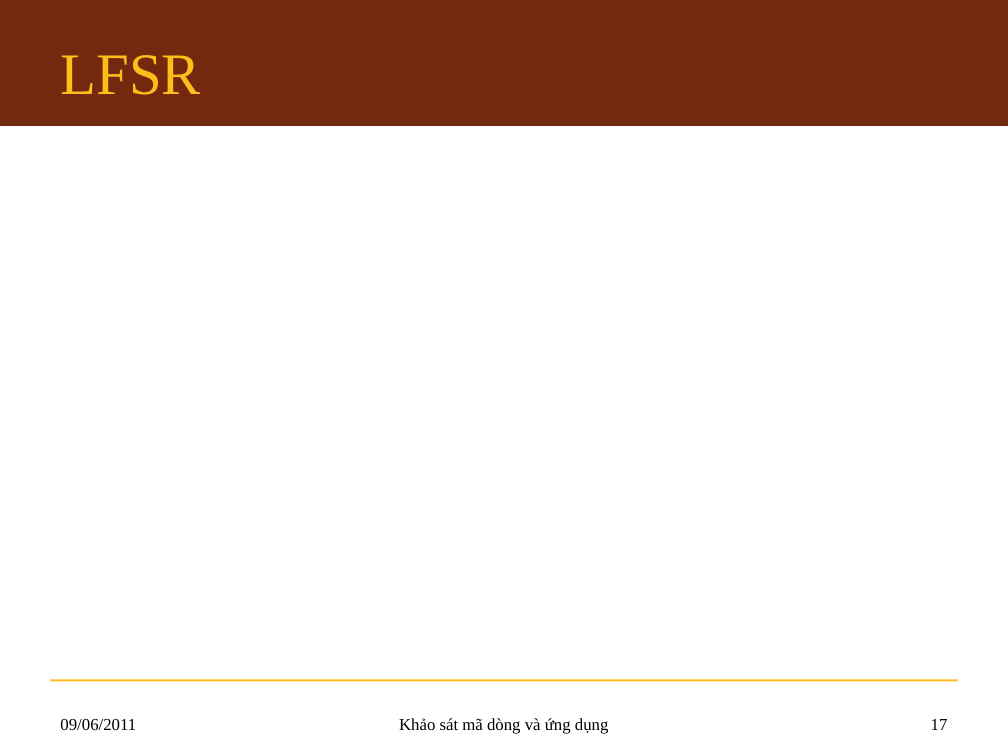
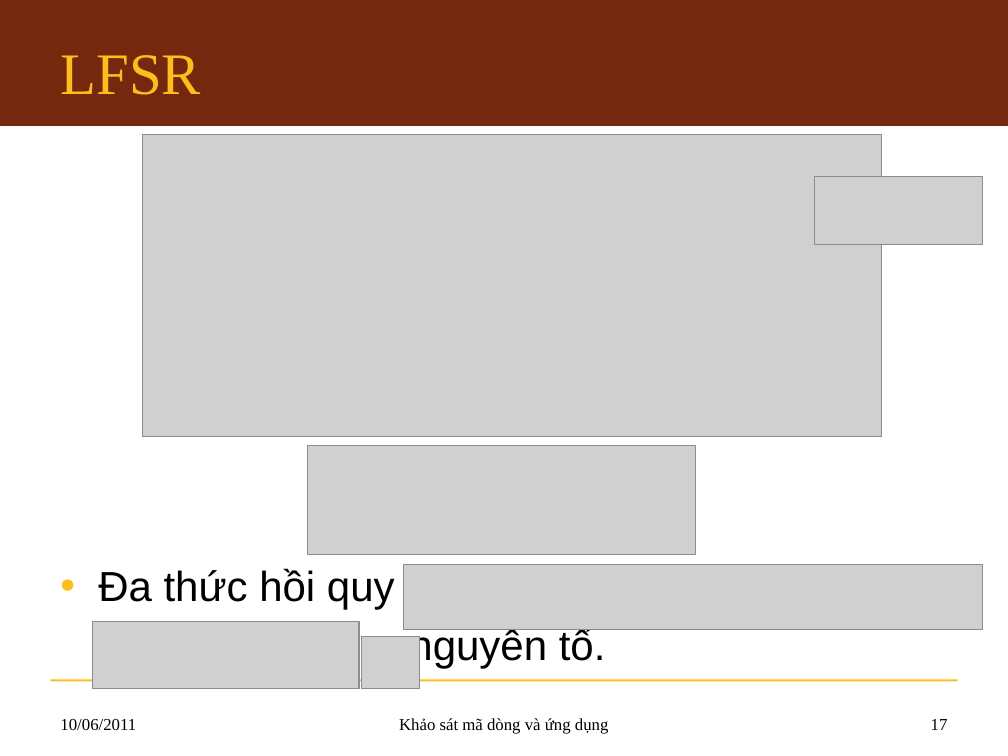
Before and after one commit to hemprasad/lvmm-sc, a slide deck: slide 17 of 7.Slide/KLTN_Slide.pptx. Drawn at 1008x756 pixels with LibreOffice and Linux fonts; fonts in the diff are those of the drawing; grey boxes stand for pictures; background and template pictures are left out. Boxes give left, top, right and bottom in pixels: in the first picture for what was removed or moved away, otherwise in the second. Text is boxed around its words. In the diff, an @@ line names an element or a change of style, - is before the commit and + after.

```diff
--- a/7.Slide/KLTN_Slide.pptx
+++ b/7.Slide/KLTN_Slide.pptx
@@ picture added at bbox=[143, 134, 882, 436] @@
@@ picture added at bbox=[814, 176, 983, 244] @@
@@ picture added at bbox=[307, 446, 696, 554] @@
@@ text added at bbox=[98, 568, 606, 668], 30 pt, text #000000 @@
+• Đa thức hồi quy
+, nguyên tố.
@@ picture added at bbox=[403, 564, 983, 630] @@
@@ picture added at bbox=[93, 622, 360, 689] @@
@@ picture added at bbox=[361, 637, 419, 689] @@
@@ text at bbox=[60, 719, 136, 730]: text changed @@
-09/06/2011
+10/06/2011
```
Also in this commit, not shown: 15 other slides changed, 14 slides added.
